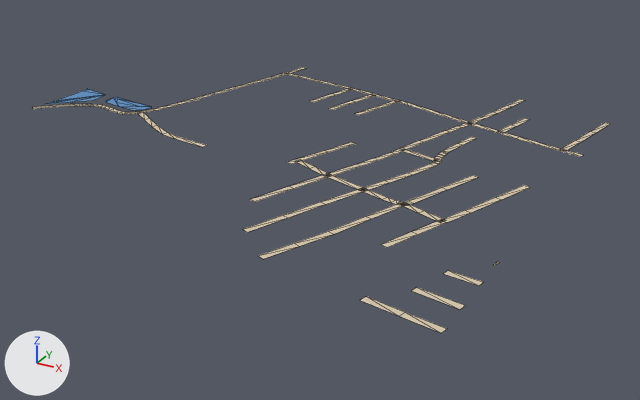
Renders of the glTF model public/assets/bengaluru-region-v1/tiles/t9_-33-l1.glb from each side of a commit.
Both versions are drawn from a 50 mm camera at (5143.0, -16847.0, 266.0) aimed at (4799.0, -16220.0, -47.0). Arrows for +X, +Y and +Z are at lower left; the lights stay in place. The first picture is the older version. Mesh edges are drawn as thin lines.

The older version as bpy lines, for what is in view:
```python
me_ground = bpy.data.meshes.new('ground')
me_ground.from_pydata(...)  # 322 vertices, 254 faces; spans x -2.0..503.0, y 55.0..501.0, z 1.0
me_ground.materials.append(mat_ground)
# before: 8 (485.0, 406.0, 1.0) at pixel (575, 140), 9 (491.0, 405.0, 1.0) at pixel (581, 141), 10 (491.0, 436.0, 1.0) at pixel (590, 131), 11 (497.0, 435.0, 1.0) at pixel (596, 132), 12 (497.0, 467.0, 1.0) at pixel (604, 122)
# before: 13 (503.0, 466.0, 1.0) at pixel (610, 123), 30 (499.0, 367.0, 1.0) at pixel (580, 156), 31 (501.0, 372.0, 1.0) at pixel (583, 155)
# before: 48 (395.0, 448.0, 1.0) at pixel (492, 111), 49 (401.0, 447.0, 1.0) at pixel (497, 113), 50 (401.0, 474.0, 1.0) at pixel (506, 105), 51 (407.0, 473.0, 1.0) at pixel (512, 106), 52 (407.0, 501.0, 1.0) at pixel (520, 99)
# before: 53 (412.0, 499.0, 1.0) at pixel (525, 100)
me_water = bpy.data.meshes.new('water')
me_water.from_pydata(...)  # 31 vertices, 29 faces; spans x 0.0..99.8, y 259.9..320.6, z 0.5
me_water.materials.append(mat_water)
ob_ground = bpy.data.objects.new('ground', me_ground)
ob_ground.location = (4500.0, -16500.0, 0.0)
ob_water = bpy.data.objects.new('water', me_water)
ob_water.location = (4500.0, -16500.0, 0.0)
```
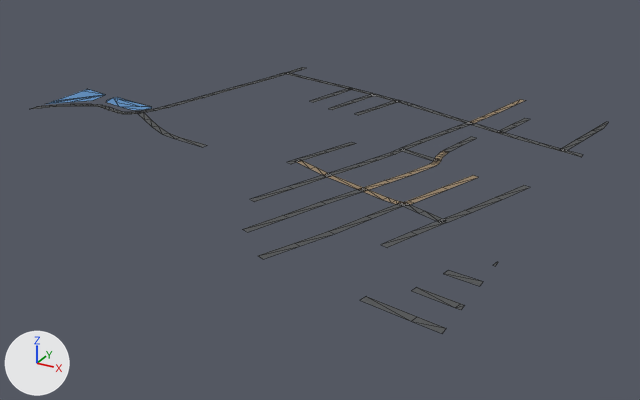
Edits to the scene script, one JSON object a line:
```json
{"block": "me_ground", "where": "# used by ob_ground; location = (4500.0, -16500.0, 0.0)"}
{"block": "me_ground", "where": "# verts and faces of me_ground; kept vertices keep their numbers, new ones are numbered from 322"}
{"op": "remove", "block": "me_ground", "code": "me_ground.from_pydata(...)  # 322 vertices, 254 faces; spans x -2.0..503.0, y 55.0..501.0, z 1.0"}
{"op": "add", "block": "me_ground", "code": "me_ground.from_pydata(...)  # 327 vertices, 259 faces; spans x 0.0..500.0, y 54.0..500.0, z 1.0"}
{"block": "me_ground", "change": "me_ground part 1"}
{"op": "add", "block": "me_ground", "code": "delete_vertices([10, 12])  # with the faces that use them"}
{"op": "add", "block": "me_ground", "code": "verts[9] = (491.0, 406.0, 1.0)  # moved, pixel (582, 141)"}
{"op": "add", "block": "me_ground", "code": "verts[8] = (485.0, 407.0, 1.0)  # moved, pixel (575, 139)"}
{"op": "add", "block": "me_ground", "code": "verts[11] = (497.0, 437.0, 1.0)  # moved, pixel (597, 131)"}
{"op": "add", "block": "me_ground", "code": "verts[13] = (500.0, 451.0, 1.0)  # moved, pixel (603, 128)"}
{"op": "add", "block": "me_ground", "code": "verts[30] = (500.0, 366.0, 1.0)  # moved, pixel (581, 157)"}
{"op": "add", "block": "me_ground", "code": "verts[31] = (500.0, 373.0, 1.0)  # moved, pixel (583, 154)"}
{"op": "add", "block": "me_ground", "code": "verts[322] = (492.0, 439.0, 1.0)  # pixel (591, 130)"}
{"op": "add", "block": "me_ground", "code": "verts[323] = (500.0, 470.0, 1.0)  # pixel (608, 122)"}
{"op": "add", "block": "me_ground", "code": "verts[324] = (498.0, 470.0, 1.0)  # pixel (606, 121)"}
{"op": "add", "block": "me_ground", "code": "faces += [(8, 11, 322), (11, 13, 322), (13, 323, 322), (322, 323, 324)]"}
{"block": "me_ground", "change": "me_ground part 2"}
{"op": "add", "block": "me_ground", "code": "delete_vertices([*range(50, 54)])  # with the faces that use them"}
{"op": "add", "block": "me_ground", "code": "verts[325] = (409.0, 481.0, 1.0)  # pixel (516, 104)"}
{"op": "add", "block": "me_ground", "code": "verts[326] = (403.0, 482.0, 1.0)  # pixel (510, 103)"}
{"op": "add", "block": "me_ground", "code": "verts[327] = (406.0, 500.0, 1.0)  # pixel (520, 99)"}
{"op": "add", "block": "me_ground", "code": "verts[328] = (413.0, 500.0, 1.0)  # pixel (526, 100)"}
{"op": "add", "block": "me_ground", "code": "faces += [(48, 49, 325), (48, 325, 326), (325, 327, 326), (325, 328, 327)]"}
{"block": "me_ground", "change": "me_ground part 3"}
{"block": "me_ground", "change": "7 vertices are removed from x 472.0..501.0, y 55.0..151.0, z 1.0"}
{"block": "me_ground", "change": "9 faces are deleted"}
{"block": "me_ground", "change": "1 vertex moves from x 499.0, y 145.0, z 1.0 to x 500.0, y 151.0, z 1.0"}
{"block": "me_ground", "change": "9 vertices are added at x 480.0..500.0, y 54.0..145.0, z 1.0"}
{"block": "me_ground", "change": "11 new faces join them"}
{"block": "me_ground", "change": "me_ground part 4: 235 kept faces spanning x 0.0..500.0, y 82.0..473.0, z 1.0 get new vertex colours; the middle colour goes from beige #d7c9ae to dark grey #535556"}
{"block": "me_ground", "change": "other edits to the shape of me_ground do not show in these pictures"}
```

Where the change shows, as pixel boxes (x1, y1, x2, y2) in the pictures (640 x 400 px; the box of a moved part takes in the faces that stretch with it):
```json
{"object": "ground", "change": "reshaped", "before": [33, 67, 610, 333], "after": [32, 67, 608, 333]}
{"part": 1, "of": "me_ground", "change": "moved or reshaped", "before": [561, 123, 610, 157], "after": [561, 122, 608, 157]}
{"part": 2, "of": "me_ground", "change": "moved or reshaped", "before": [493, 99, 525, 113], "after": [493, 99, 525, 113]}
{"part": 3, "of": "me_ground", "change": "moved or reshaped", "before": [360, 262, 499, 333], "after": [360, 262, 498, 333]}
{"part": 4, "of": "me_ground", "change": "recoloured", "before": [36, 73, 595, 264], "after": [36, 73, 595, 264]}
```
